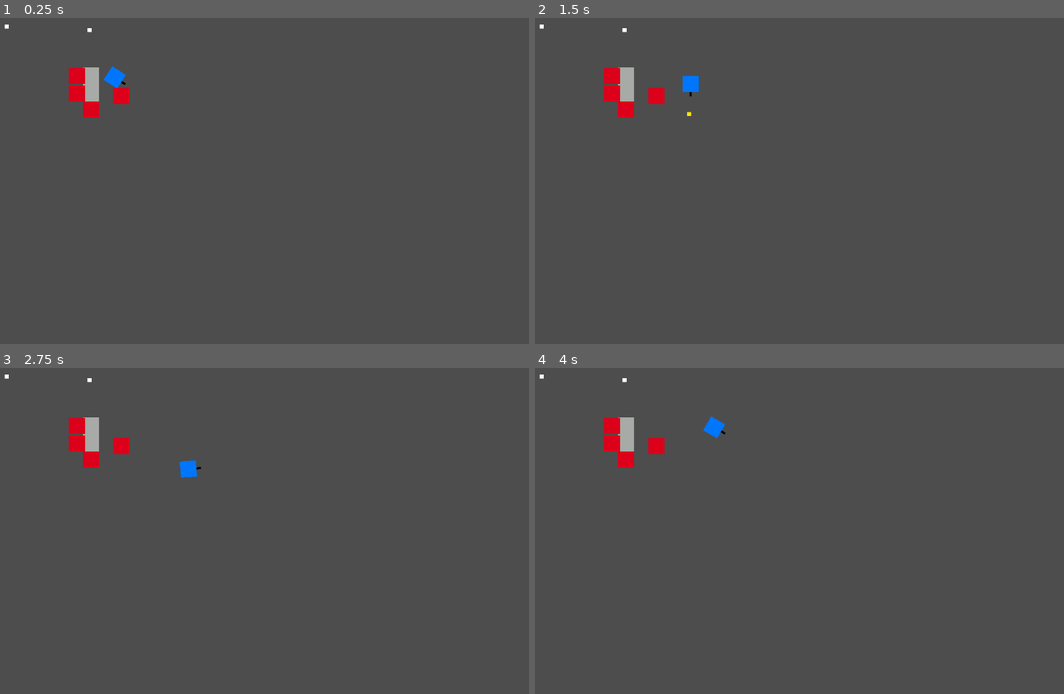
Above: before the commit, frames 1-4 (two rows, left to right).
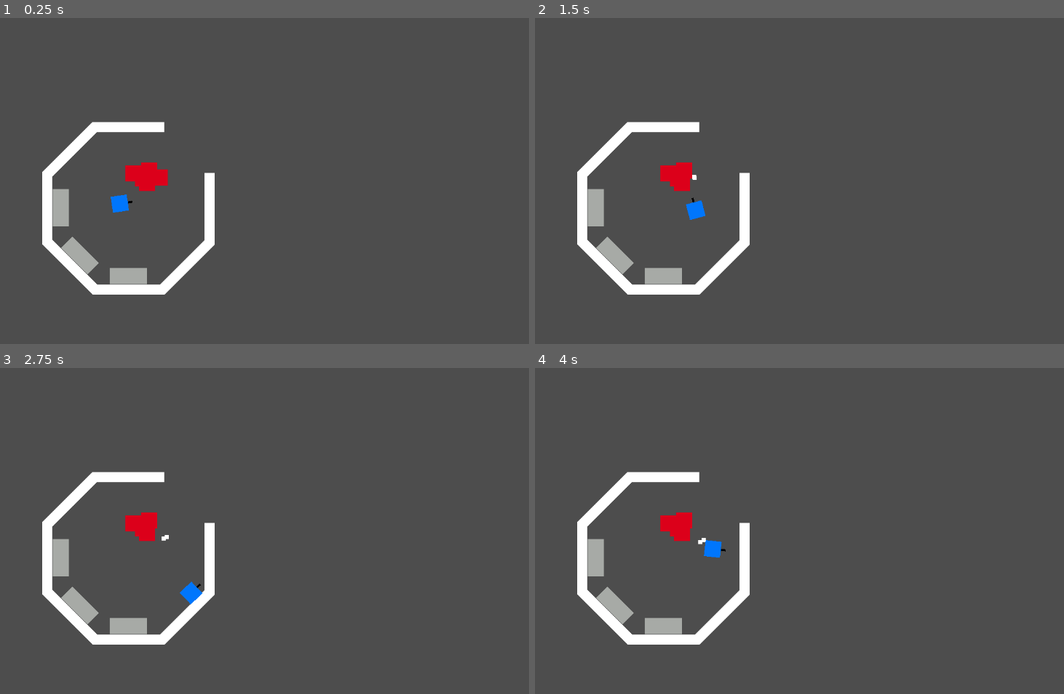
Above: after the commit, the same moments.

Repository: rledford/drone-commander-2025
Game: Godot game, scene res://main.tscn
The game is run twice, just before and just after one commit, with the same random seed, the same clock (stepped at 60 frames per second) and the same inputs.
Inputs (mouse positions are in pixels of both pictures, inside the frame that each line leads up to):
- Up to frame 1 (0.25 s): no input
- Up to frame 2 (1.5 s): tap Enter at 0.5 s; move the mouse to (937, 164) at 0.52 s; hold D (move_right) 0.53-1.28 s; tap E (interact) at 0.6 s; move the mouse to (693, 197) at 1.27 s; hold S (move_down) from 1.28 s (still down); click (693, 197) at 1.35 s
- Up to frame 3 (2.75 s): move the mouse to (333, 459) at 2.02 s; release S (move_down) at 2.03 s; hold D (move_right) from 2.03 s (still down); tap E (interact) at 2.1 s
- Up to frame 4 (4 s): move the mouse to (778, 596) at 2.77 s; release D (move_right) at 2.78 s; hold W (move_up) 2.78-3.53 s; click (778, 596) at 2.85 s; move the mouse to (984, 579) at 3.52 s; hold A (move_left) from 3.53 s (still down); tap E (interact) at 3.6 s

The runs differ from the first frame. In frame 1, 5.8% of the frame differs, in the area x 0-41%, y 2-85%; in frame 2, 5.7%; in frame 3, 5.7%; in frame 4, 5.7%.

Commit message:
feat: Initial player base (station).

Diff:
--- /dev/null
+++ b/actors/station/station.tscn
@@ -0,0 +1,117 @@
+[gd_scene load_steps=3 format=3 uid="uid://bcapq0a0qq6o6"]
+
+[sub_resource type="CanvasTexture" id="CanvasTexture_i15ia"]
+
+[sub_resource type="RectangleShape2D" id="RectangleShape2D_i15ia"]
+size = Vector2(142, 20)
+
+[node name="Station" type="Node2D"]
+
+[node name="Wall" type="Node2D" parent="."]
+metadata/_edit_group_ = true
+
+[node name="Sprite2D" type="Sprite2D" parent="Wall"]
+scale = Vector2(142, 20)
+texture = SubResource("CanvasTexture_i15ia")
+
+[node name="StaticBody2D" type="StaticBody2D" parent="Wall"]
+collision_layer = 4
+collision_mask = 4
+
+[node name="CollisionShape2D" type="CollisionShape2D" parent="Wall/StaticBody2D"]
+shape = SubResource("RectangleShape2D_i15ia")
+
+[node name="Wall2" type="Node2D" parent="."]
+position = Vector2(-114, 47)
+rotation = -0.785398
+metadata/_edit_group_ = true
+
+[node name="Sprite2D" type="Sprite2D" parent="Wall2"]
+scale = Vector2(142, 20)
+texture = SubResource("CanvasTexture_i15ia")
+
+[node name="StaticBody2D" type="StaticBody2D" parent="Wall2"]
+collision_layer = 4
+collision_mask = 4
+
+[node name="CollisionShape2D" type="CollisionShape2D" parent="Wall2/StaticBody2D"]
+shape = SubResource("RectangleShape2D_i15ia")
+
+[node name="Wall3" type="Node2D" parent="."]
+position = Vector2(-161, 161)
+rotation = -1.5708
+metadata/_edit_group_ = true
+
+[node name="Sprite2D" type="Sprite2D" parent="Wall3"]
+scale = Vector2(142, 20)
+texture = SubResource("CanvasTexture_i15ia")
+
+[node name="StaticBody2D" type="StaticBody2D" parent="Wall3"]
+collision_layer = 4
+collision_mask = 4
+
+[node name="CollisionShape2D" type="CollisionShape2D" parent="Wall3/StaticBody2D"]
+shape = SubResource("RectangleShape2D_i15ia")
+
+[node name="Wall4" type="Node2D" parent="."]
+position = Vector2(-114, 275)
+rotation = -2.35619
+metadata/_edit_group_ = true
+
+[node name="Sprite2D" type="Sprite2D" parent="Wall4"]
+scale = Vector2(142, 20)
+texture = SubResource("CanvasTexture_i15ia")
+
+[node name="StaticBody2D" type="StaticBody2D" parent="Wall4"]
+collision_layer = 4
+collision_mask = 4
+
+[node name="CollisionShape2D" type="CollisionShape2D" parent="Wall4/StaticBody2D"]
+shape = SubResource("RectangleShape2D_i15ia")
+
+[node name="Wall5" type="Node2D" parent="."]
+position = Vector2(0, 323)
+metadata/_edit_group_ = true
+
+[node name="Sprite2D" type="Sprite2D" parent="Wall5"]
+scale = Vector2(142, 20)
+texture = SubResource("CanvasTexture_i15ia")
+
+[node name="StaticBody2D" type="StaticBody2D" parent="Wall5"]
+collision_layer = 4
+collision_mask = 4
+
+[node name="CollisionShape2D" type="CollisionShape2D" parent="Wall5/StaticBody2D"]
+shape = SubResource("RectangleShape2D_i15ia")
+
+[node name="Wall6" type="Node2D" parent="."]
+position = Vector2(114, 276)
+rotation = 2.35619
+metadata/_edit_group_ = true
+
+[node name="Sprite2D" type="Sprite2D" parent="Wall6"]
+scale = Vector2(142, 20)
+texture = SubResource("CanvasTexture_i15ia")
+
+[node name="StaticBody2D" type="StaticBody2D" parent="Wall6"]
+collision_layer = 4
+collision_mask = 4
+
+[node name="CollisionShape2D" type="CollisionShape2D" parent="Wall6/StaticBody2D"]
+shape = SubResource("RectangleShape2D_i15ia")
+
+[node name="Wall7" type="Node2D" parent="."]
+position = Vector2(161, 162)
+rotation = 1.5708
+metadata/_edit_group_ = true
+
+[node name="Sprite2D" type="Sprite2D" parent="Wall7"]
+scale = Vector2(142, 20)
+texture = SubResource("CanvasTexture_i15ia")
+
+[node name="StaticBody2D" type="StaticBody2D" parent="Wall7"]
+collision_layer = 4
+collision_mask = 4
+
+[node name="CollisionShape2D" type="CollisionShape2D" parent="Wall7/StaticBody2D"]
+shape = SubResource("RectangleShape2D_i15ia")
--- a/actors/workbench/workbench.gd
+++ b/actors/workbench/workbench.gd
@@ -29,13 +29,14 @@
 func _on_craft_request_accepted(to: Node) -> void:
 	if not to == self: return
 
+	print("handling accepted craft request")
 	_start_crafting()
 
 
 func _on_craft_request_rejected(to: Node, reason: String) -> void:
-	print("checking rejected craft request")
 	if not to == self: return
 
+	print("handling rejected craft request")
 	print("Unable to craft %s: %s" % [self.craft_type, reason])
 
 
--- a/main.tscn
+++ b/main.tscn
@@ -4,8 +4,8 @@
 [ext_resource type="PackedScene" uid="uid://by0qoac7eocyx" path="res://actors/player/player.tscn" id="2_0xm2m"]
 [ext_resource type="PackedScene" uid="uid://biqfrlv8afh32" path="res://managers/pool_manager/pool_manager.tscn" id="2_lquwl"]
 [ext_resource type="PackedScene" uid="uid://bmrpgxq4n2bvx" path="res://actors/workbench/workbench.tscn" id="3_h2yge"]
-[ext_resource type="PackedScene" uid="uid://ckj8myqtxuoiq" path="res://actors/scrap/scrap.tscn" id="4_1bvp3"]
 [ext_resource type="PackedScene" uid="uid://c2peryne0m35g" path="res://actors/enemy/test_enemy/test_enemy.tscn" id="5_7mycd"]
+[ext_resource type="PackedScene" uid="uid://bcapq0a0qq6o6" path="res://actors/station/station.tscn" id="7_272bh"]
 
 [node name="Main" type="Node2D"]
 
@@ -18,44 +18,56 @@
 
 [node name="World" type="Node2D" parent="."]
 
+[node name="Scrap" type="Node" parent="World"]
+
 [node name="Bullets" type="Node" parent="World"]
 
 [node name="Player" type="Node" parent="World"]
 
-[node name="Workbench" parent="World/Player" instance=ExtResource("3_h2yge")]
-position = Vector2(215, 135)
+[node name="Player" parent="World/Player" instance=ExtResource("2_0xm2m")]
+position = Vector2(272, 369)
+
+[node name="DamageWB" parent="World/Player" instance=ExtResource("3_h2yge")]
+position = Vector2(193, 472)
+rotation = -0.785398
 craft_type = &"damage_drone"
 craft_time = 3.0
 
-[node name="Player" parent="World/Player" instance=ExtResource("2_0xm2m")]
-position = Vector2(262, 118)
+[node name="GatherWB" parent="World/Player" instance=ExtResource("3_h2yge")]
+position = Vector2(289, 513)
+rotation = -1.5708
+craft_type = &"gather_drone"
+craft_time = 3.0
 
-[node name="Drones" type="Node" parent="World"]
+[node name="SupportWB" parent="World/Player" instance=ExtResource("3_h2yge")]
+position = Vector2(155, 377)
+craft_type = &"support_drone"
+craft_time = 3.0
 
 [node name="Enemies" type="Node" parent="World" groups=["enemy"]]
 
 [node name="TestEnemy" parent="World/Enemies" instance=ExtResource("5_7mycd")]
-position = Vector2(187, 150)
+position = Vector2(330, 303)
 
 [node name="TestEnemy2" parent="World/Enemies" instance=ExtResource("5_7mycd")]
-position = Vector2(275, 155)
+position = Vector2(318, 319)
 
 [node name="TestEnemy3" parent="World/Enemies" instance=ExtResource("5_7mycd")]
-position = Vector2(215, 182)
+position = Vector2(326, 328)
 
 [node name="TestEnemy4" parent="World/Enemies" instance=ExtResource("5_7mycd")]
-position = Vector2(187, 115)
+position = Vector2(299, 309)
+
+[node name="TestEnemy5" parent="World/Enemies" instance=ExtResource("5_7mycd")]
+position = Vector2(351, 317)
+
+[node name="Drones" type="Node" parent="World"]
 
 [node name="ControlPoints" type="Node" parent="World"]
 
-[node name="Scrap" type="Node" parent="World"]
-
-[node name="Scrap" parent="World/Scrap" instance=ExtResource("4_1bvp3")]
-position = Vector2(212, 24)
-
-[node name="Scrap2" parent="World/Scrap" instance=ExtResource("4_1bvp3")]
-position = Vector2(48, 17)
-
-[node name="Base" type="Node" parent="World"]
+[node name="Station" type="Node" parent="World"]
 
 [node name="UI" type="CanvasLayer" parent="."]
+
+[node name="Station" parent="." instance=ExtResource("7_272bh")]
+position = Vector2(289, 217)
--- a/managers/game_manager/game_manager.gd
+++ b/managers/game_manager/game_manager.gd
@@ -23,7 +23,7 @@
 	var collider := collision.get_collider() as Node2D
 	if collider.is_in_group(&"enemy"):
 		collider.queue_free()
-		var scrap_count = randi_range(1,3)
+		var scrap_count = randi_range(2,3)
 		for _i in range(scrap_count):
 			EventBus.scrap_dropped.emit(collider.global_position)
 
